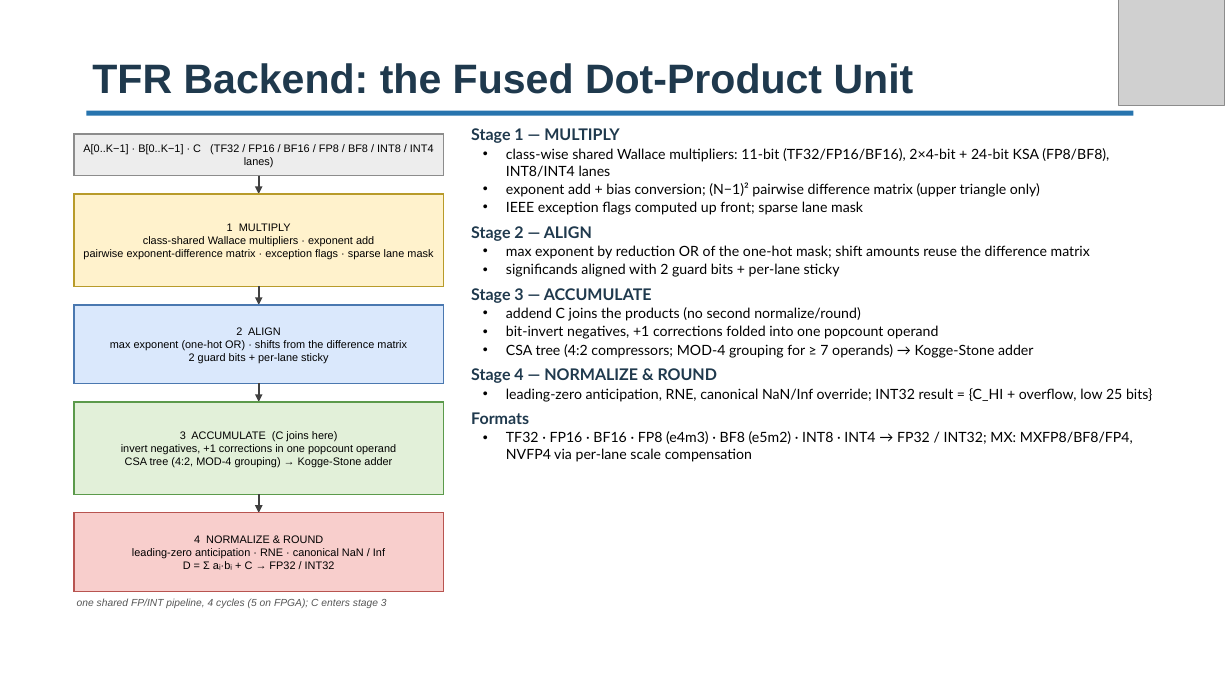
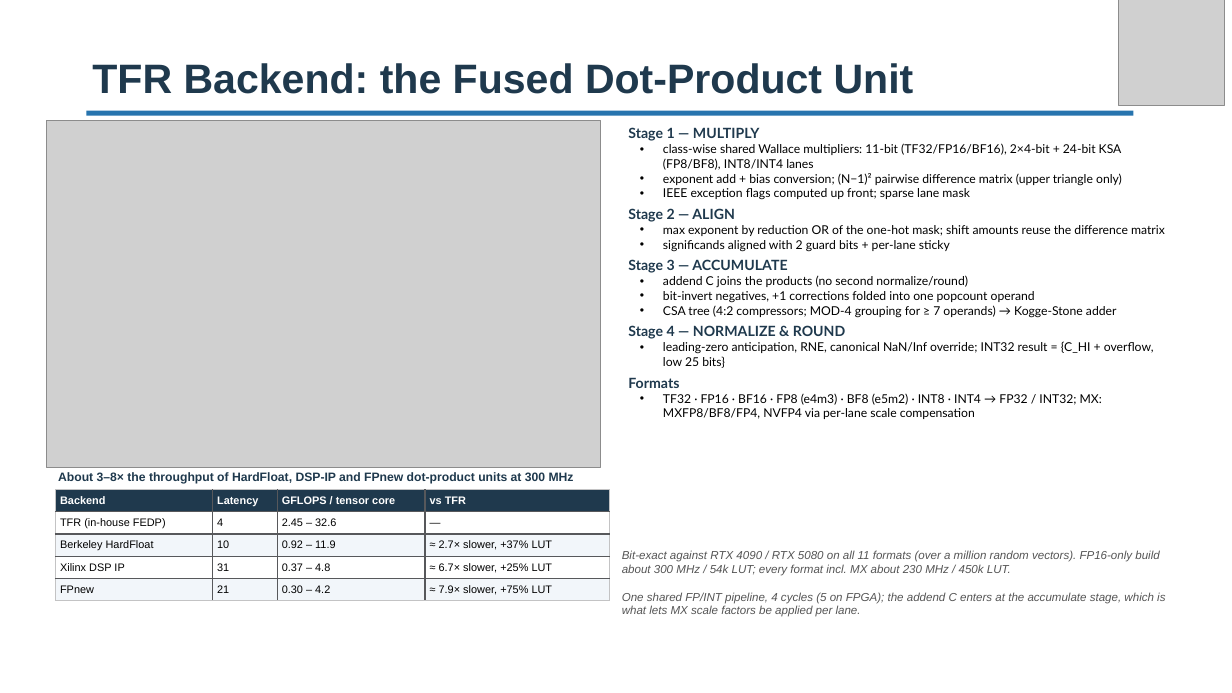
Before and after one commit to vortexgpgpu/vortex_tutorials, a slide deck: slide 16 of Slides_MICRO59/2.vortex_v3_architecture.pptx (slide 17 before the commit). Drawn at 1232x693 pixels with LibreOffice and Linux fonts; fonts in the diff are those of the drawing; grey boxes stand for pictures; background and template pictures are left out. Boxes give left, top, right and bottom in pixels: in the first picture for what was removed or moved away, otherwise in the second. Text is boxed around its words. In the diff, an @@ line names an element or a change of style, - is before the commit and + after.

```diff
--- a/Slides_MICRO59/2.vortex_v3_architecture.pptx
+++ b/Slides_MICRO59/2.vortex_v3_architecture.pptx
@@ picture added at [46,120,601,468] @@
@@ rectangle removed at [74,134,444,176] @@
-A[0..K−1] · B[0..K−1] · C (TF32 / FP16 / BF16 / FP8 / BF8 / INT8 / INT4 lanes)
@@ text "Stage 1 — MULTIPLY": place and size @@
-text "Stage 1 — MULTIPLY" at [471,128,1152,462]
+text "Stage 1 — MULTIPLY" at [628,127,1165,419]
@@ text "Stage 1 — MULTIPLY" at [628,127,1165,419]: size 12.5 to 11 pt in "Stage 1 — MULTIPLY", "Stage 2 — ALIGN", "Stage 3 — ACCUMULATE", "Stage 4 — NORMALIZE & ROUND" and 1 more places; size 11 to 9.5 pt; less space between paragraphs @@
@@ arrow removed from (259, 176) to (259, 194) @@
@@ rectangle removed at [74,194,444,287] @@
-1 MULTIPLY
-class-shared Wallace multipliers · exponent add
-pairwise exponent-difference matrix · exception flags · sparse lane mask
@@ arrow removed from (259, 287) to (259, 305) @@
@@ rectangle removed at [74,305,444,384] @@
-2 ALIGN
-max exponent (one-hot OR) · shifts from the difference matrix
-2 guard bits + per-lane sticky
@@ arrow removed from (259, 384) to (259, 402) @@
@@ rectangle removed at [74,402,444,494] @@
-3 ACCUMULATE (C joins here)
-invert negatives, +1 corrections in one popcount operand
-CSA tree (4:2, MOD-4 grouping) → Kogge-Stone adder
@@ text added at [58,472,574,484], 9.5 pt, text #1F394D, bold @@
+About 3–8× the throughput of HardFloat, DSP-IP and FPnew dot-product units at 300 MHz
@@ table added at [55,490,610,601], 5 rows, 4 columns @@
+Backend | Latency | GFLOPS / tensor core | vs TFR
+TFR (in-house FEDP) | 4 | 2.45 – 32.6 | —
+Berkeley HardFloat | 10 | 0.92 – 11.9 | ≈ 2.7× slower, +37% LUT
+Xilinx DSP IP | 31 | 0.37 – 4.8 | ≈ 6.7× slower, +25% LUT
+FPnew | 21 | 0.30 – 4.2 | ≈ 7.9× slower, +75% LUT
@@ arrow removed from (259, 494) to (259, 513) @@
@@ rectangle removed at [74,513,444,592] @@
-4 NORMALIZE & ROUND
-leading-zero anticipation · RNE · canonical NaN / Inf
-D = Σ aᵢ·bᵢ + C → FP32 / INT32
@@ text added at [622,550,1159,576], 9 pt, text #555555, italic @@
+Bit-exact against RTX 4090 / RTX 5080 on all 11 formats (over a million random vectors). FP16-only build about 300 MHz / 54k LUT; every format incl. MX about 230 MHz / 450k LUT.
@@ text at [622,592,1165,617]: text changed; size 8 to 9 pt @@
-one shared FP/INT pipeline, 4 cycles (5 on FPGA); C enters stage 3
+One shared FP/INT pipeline, 4 cycles (5 on FPGA); the addend C enters at the accumulate stage, which is what lets MX scale factors be applied per lane.
```
Also in this commit, not shown: 15 other slides changed, 3 slides added, 4 slides removed, 4 other files.
